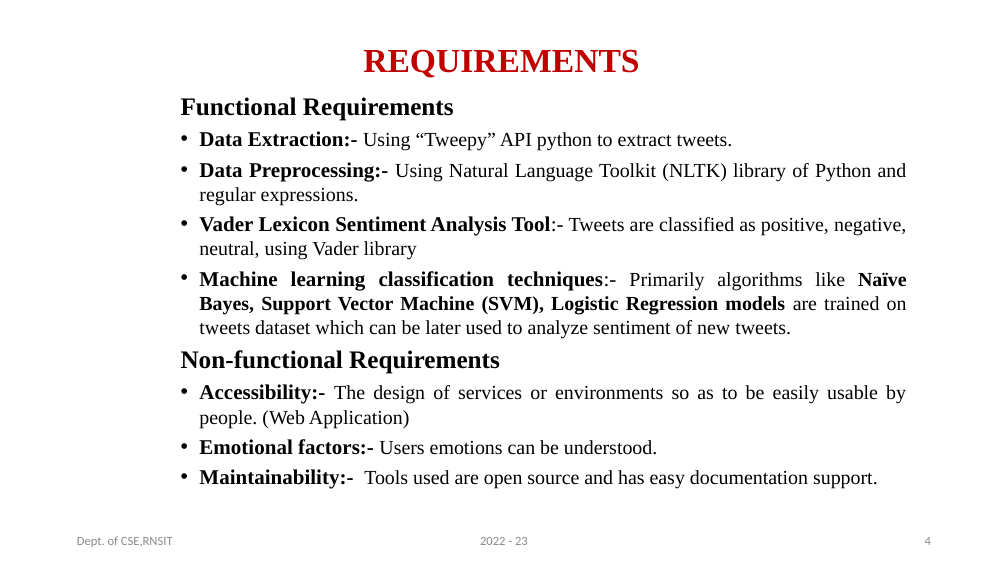
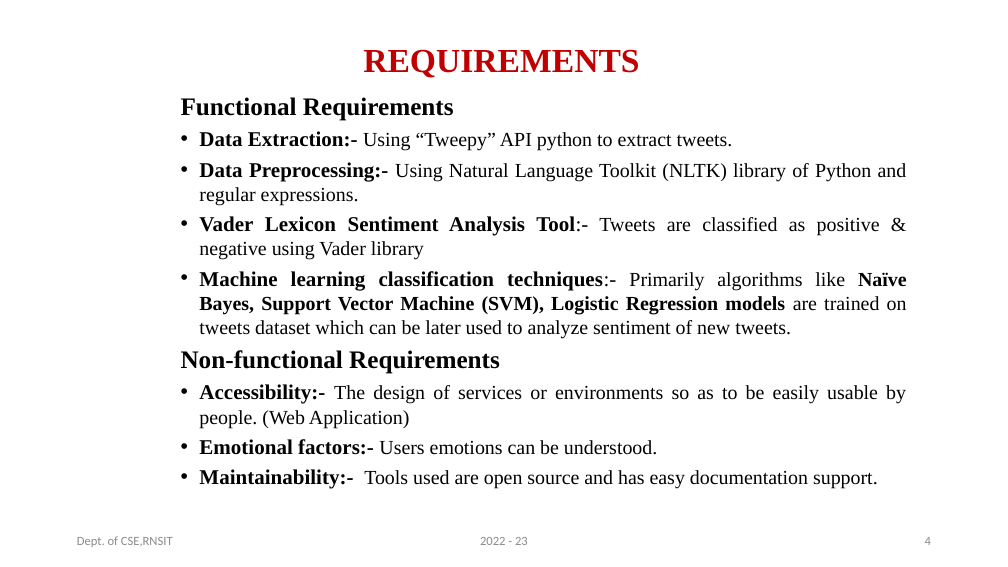
Before and after one commit to vinayhr01/Twitter-Sentiment-Analysis-Web-Application-Project, a slide deck: slide 4 of Final__Project_Presentation.pptx. Drawn at 1008x567 pixels with LibreOffice and Linux fonts; fonts in the diff are those of the drawing. Boxes give left, top, right and bottom in pixels: in the first picture for what was removed or moved away, otherwise in the second. Text is boxed around its words. In the diff, an @@ line names an element or a change of style, - is before the commit and + after.

```diff
--- a/Final__Project_Presentation.pptx
+++ b/Final__Project_Presentation.pptx
@@ text at (199, 216, 880, 260): text changed @@
-  • Vader Lexicon Sentiment Analysis Tool:- Tweets are classified as positive, negative, neutral, using Vader library
+  • Vader Lexicon Sentiment Analysis Tool:- Tweets are classified as positive & negative using Vader library
```
Also in this commit, not shown: 20 other slides changed, 1 slide added, 1 other file.
